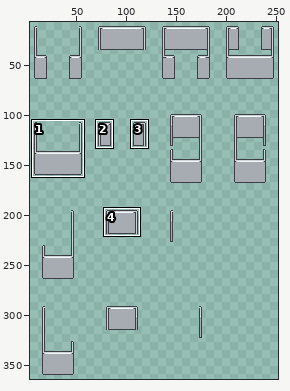
One commit to this pixel-art file: Assets/Props/Cubicle/Sprites/Cubicle.aseprite. The first picture is a wide view before the edit; the outline marks the close-up.
Close-up. As it was:
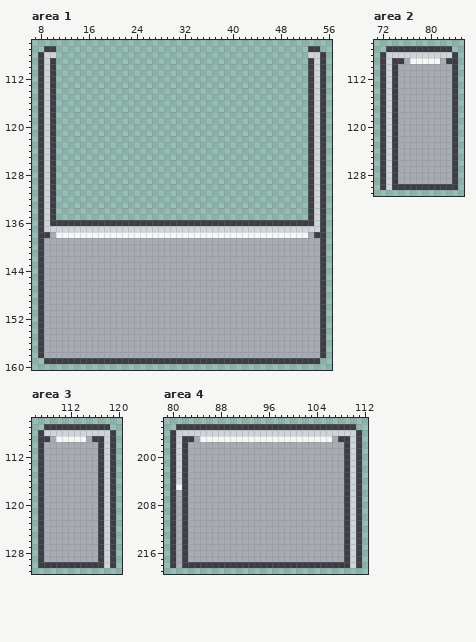
256x512 pixels, 1 frame. Shown: area 1: x 7..56, y 106..160; area 2: x 71..85, y 106..131; area 3: x 106..120, y 106..131; area 4: x 79..112, y 194..219. The wide view leaves out empty margins. The commit also changed other parts of the picture, which this record leaves out.
New version:
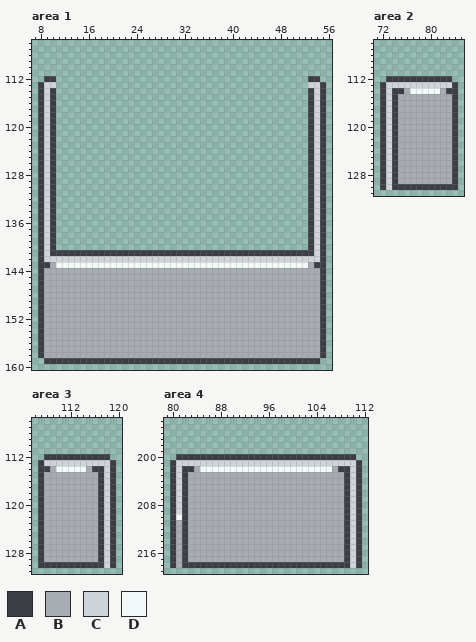
Palette (. is transparent): A #3d3e45  B #a6acb1  C #ced4d7  D #f3f9f9
The exact change:
Changed rows in their new state; - is an unchanged pixel.
Area 1, layer "Diffuse":
first column x 8:
107 -..------------------------------------------..-
108 ...------------------------------------------...
109 ...------------------------------------------...
110 ...------------------------------------------...
111 ...------------------------------------------...
112 .A--------------------------------------------A.
113 --C------------------------------------------C--
first column x 9:
136 --..........................................--
137 -A..........................................A-
138 CA..........................................AC
139 CA..........................................AC
140 CA..........................................AC
141 CAAAAAAAAAAAAAAAAAAAAAAAAAAAAAAAAAAAAAAAAAAAAC
142 CCCCCCCCCCCCCCCCCCCCCCCCCCCCCCCCCCCCCCCCCCCCCC
143 A-DDDDDDDDDDDDDDDDDDDDDDDDDDDDDDDDDDDDDDDDDD-A
Area 2, layer "Diffuse":
first column x 72:
107 -...........-
108 .............
109 .............
110 .............
111 .............
112 .A-AAAAAAAAA.
113 --CCCCCCCCCC-
114 ---A-DDDDD-A-
Area 3, layer "Diffuse":
first column x 107:
107 -...........-
108 .............
109 .............
110 .............
111 .............
112 .AAAAAAAAA-A.
113 -CCCCCCCCCC--
114 -A-DDDDD-A---
Area 4, layer "Diffuse":
first column x 80:
195 -..............................-
196 ................................
197 ................................
198 ................................
199 ................................
200 .A-AAAAAAAAAAAAAAAAAAAAAAAAAA-A.
201 --CCCCCCCCCCCCCCCCCCCCCCCCCCCC--
202 ---A-DDDDDDDDDDDDDDDDDDDDDD-A---
205 -C------------------------------
206 -C------------------------------
207 -C------------------------------
208 -C------------------------------
209 -C------------------------------
210 -D------------------------------
Boxes around the changes in both close-ups, in picture pixels (x1, y1, x2, y2):
changed: (38, 46, 56, 88)
changed: (308, 46, 326, 88)
changed: (44, 220, 320, 268)
changed: (380, 46, 458, 94)
changed: (38, 424, 116, 472)
changed: (170, 424, 362, 520)
